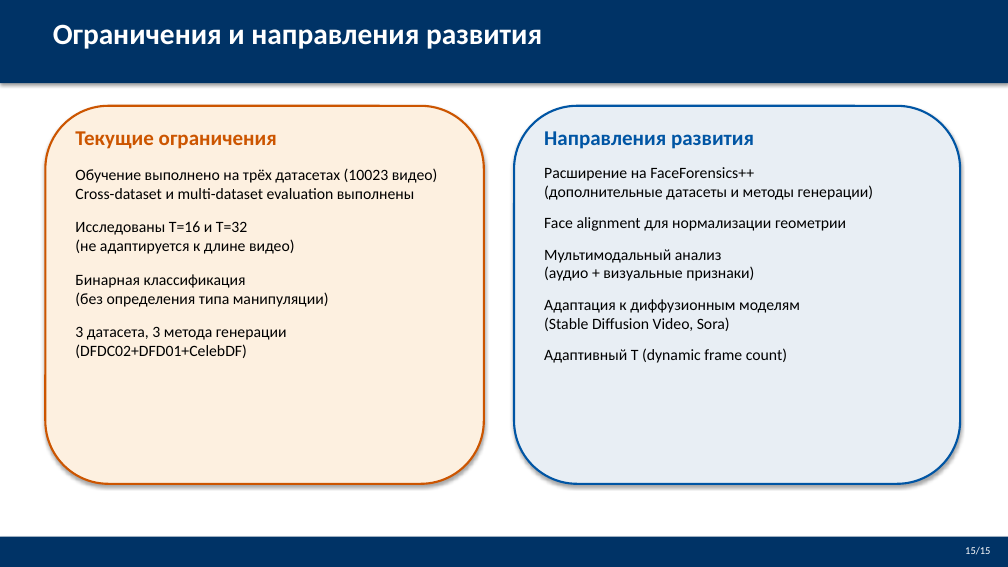
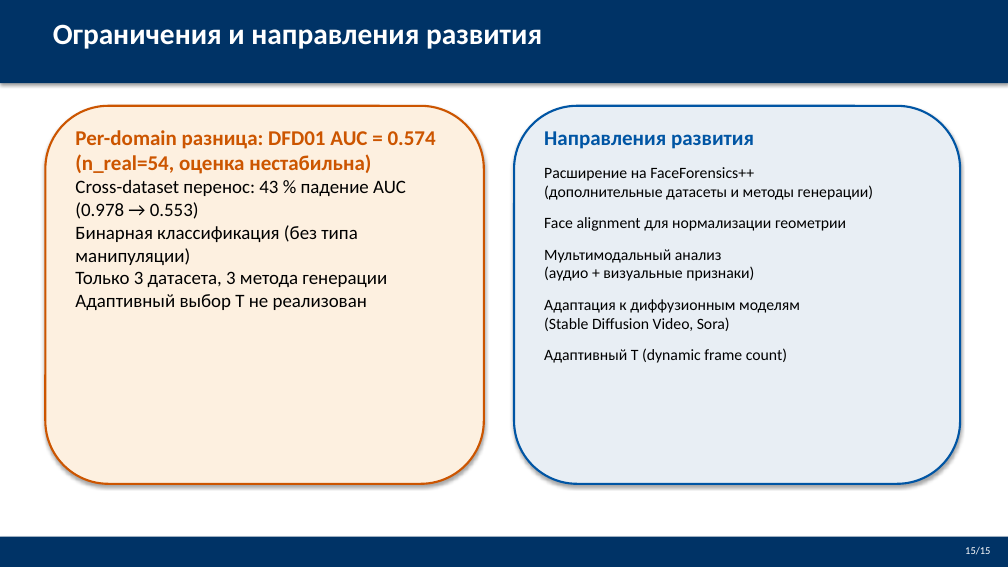
Before and after one commit to Jokeera/deepfake-detection, a slide deck: slide 15 of VKRDoc/Defense_Presentation.pptx. Drawn at 1008x567 pixels with LibreOffice and Linux fonts; fonts in the diff are those of the drawing. Boxes give left, top, right and bottom in pixels: in the first picture for what was removed or moved away, otherwise in the second. Text is boxed around its words. In the diff, an @@ line names an element or a change of style, - is before the commit and + after.

```diff
--- a/VKRDoc/Defense_Presentation.pptx
+++ b/VKRDoc/Defense_Presentation.pptx
@@ text at [75,130,436,310]: text changed; size 15 to 18 pt @@
-Текущие ограничения
-Обучение выполнено на трёх датасетах (10023 видео)
-Cross-dataset и multi-dataset evaluation выполнены
-Исследованы T=16 и T=32
-(не адаптируется к длине видео)
-Бинарная классификация
-(без определения типа манипуляции)
-3 датасета, 3 метода генерации
-(DFDC02+DFD01+CelebDF)
+Per-domain разница: DFD01 AUC = 0.574 (n_real=54, оценка нестабильна)
+Cross-dataset перенос: 43 % падение AUC (0.978 → 0.553)
+Бинарная классификация (без типа манипуляции)
+Только 3 датасета, 3 метода генерации
+Адаптивный выбор T не реализован
```
Also in this commit, not shown: 11 other slides changed, 1 other file.
